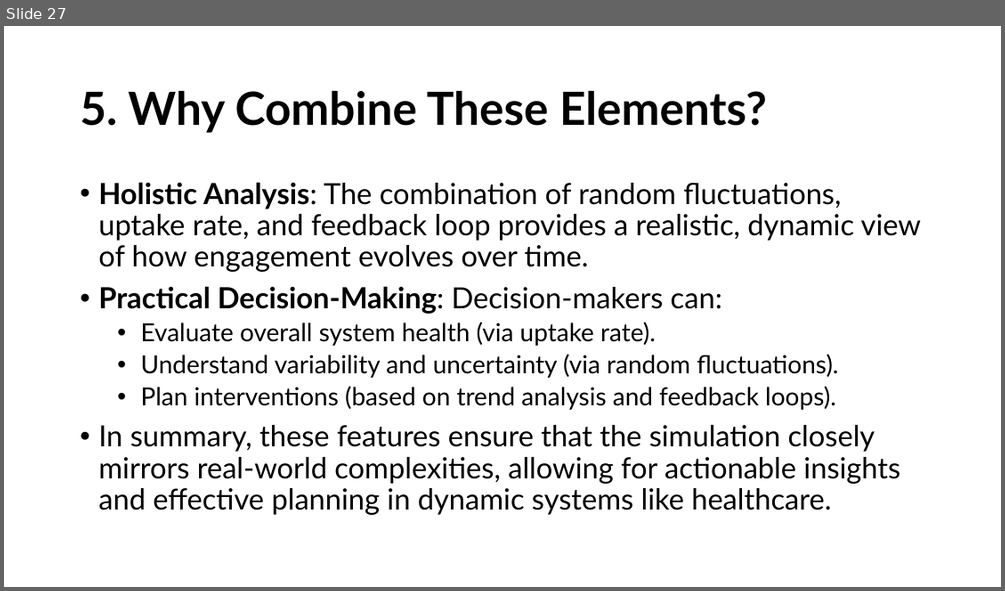
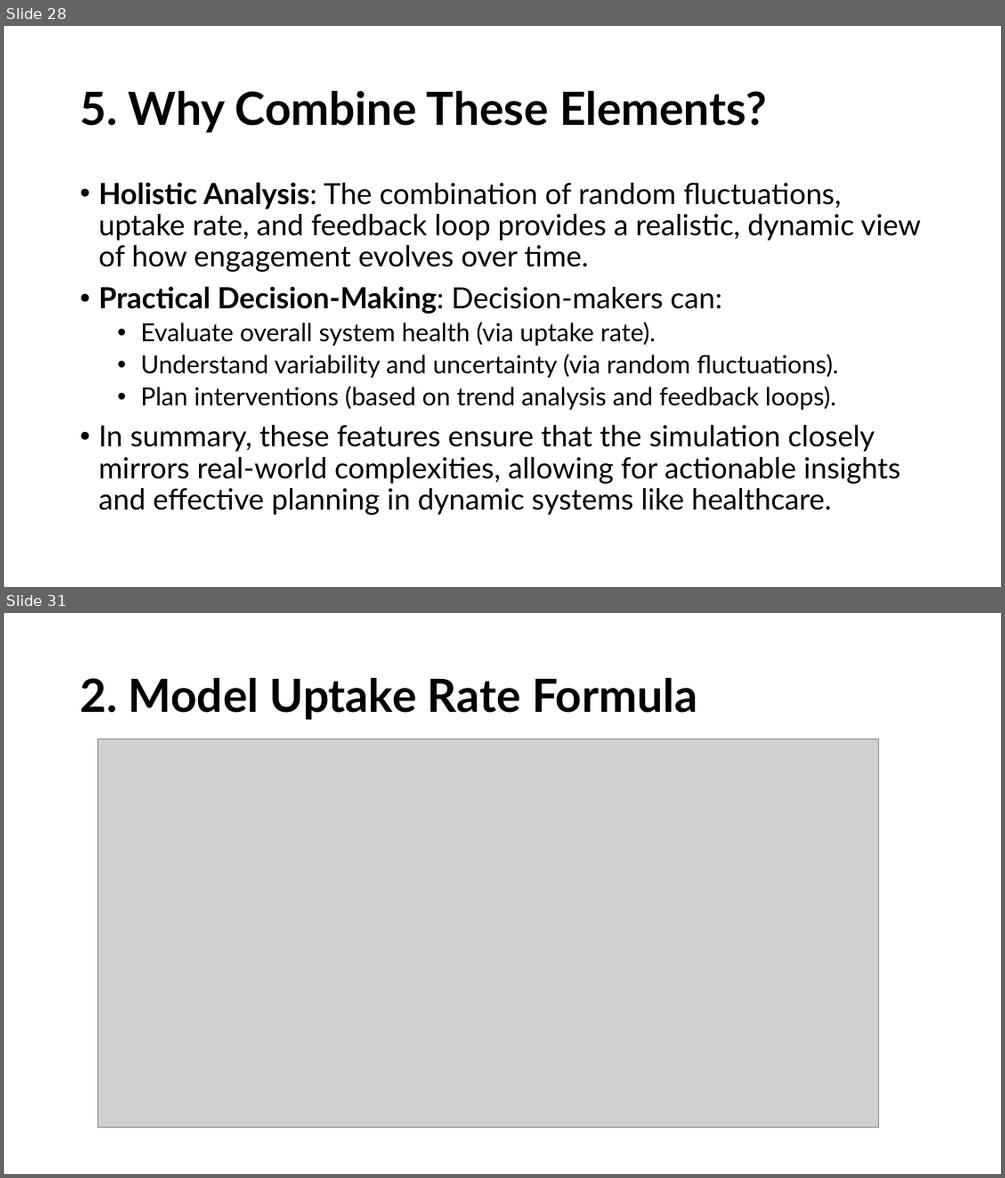
Before and after one commit to HeiderJeffer/Modeling-for-Societal-Complexity-in-Healthcare, a slide deck: Background and motivation.pptx. Shown one above the other, each under a label of ours: slide 27 before the commit, slides 28 and 31 after it; the slides between them are not shown. The pictures are 1005x591 and 1005x1178 pixels, drawn with LibreOffice and Linux fonts; fonts in the diff are those of the drawing; grey boxes stand for pictures. Boxes give left, top, right and bottom in pixels: in the first picture for what was removed or moved away, otherwise in the second. Text is boxed around its words. In the diff, an @@ line names an element or a change of style, - is before the commit and + after.

```diff
--- a/Background and motivation.pptx
+++ b/Background and motivation.pptx
@@ slide 31 added at [4,613,1001,1174], background #FFFFFF @@
@@ title added at [80,678,697,720], 44 pt, text #000000, bold @@
+2. Model Uptake Rate Formula
@@ picture added at [97,738,878,1127] @@
@@ what was slide 27 is now slide 28 @@
```
Also in this commit, not shown: 2 slides changed, 22 other slides added, 1 other file.
